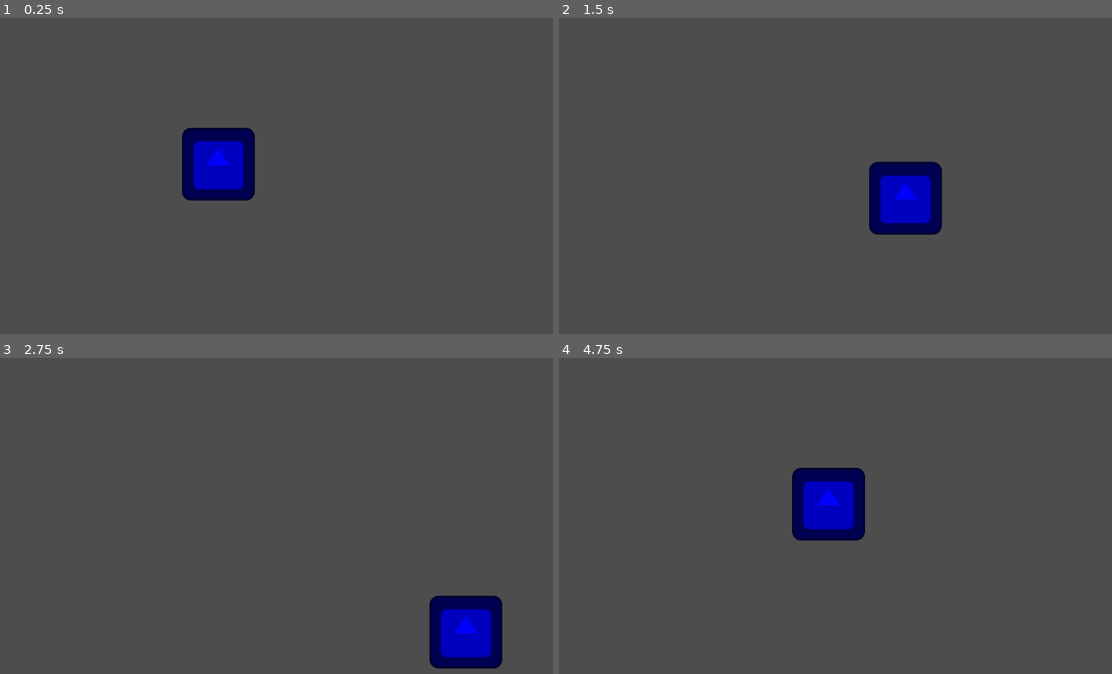
Above: before the commit, frames 1-4 (two rows, left to right).
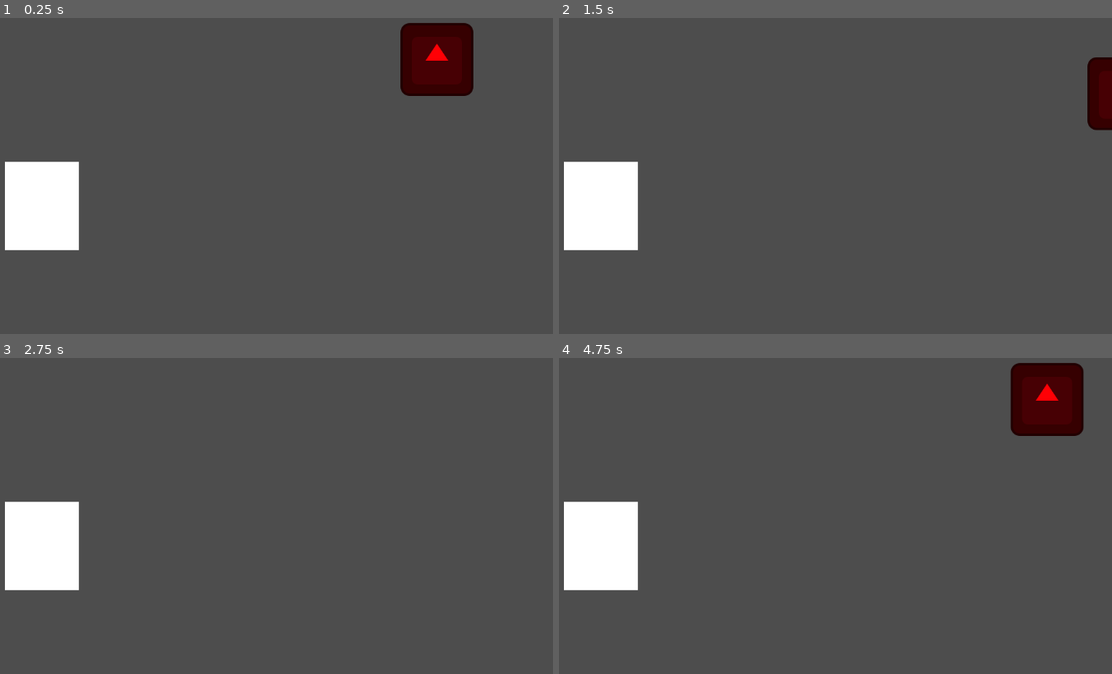
Above: after the commit, the same moments.

Repository: jordibcic/joc-equip-26
Game: Godot game, scene res://Joc.tscn
The game is run twice, just before and just after one commit, with the same random seed, the same clock (stepped at 60 frames per second) and the same inputs. The project has no main scene, so this scene is started directly. The engine's default icon, where the game draws it, is replaced by a stand-in: a white triangle on a blue panel in a dark square.
Inputs:
- Up to frame 1 (0.25 s): no input
- Up to frame 2 (1.5 s): tap Enter at 0.5 s; hold Right (ui_right) 0.53-1.28 s; hold Down (ui_down) from 1.28 s (still down)
- Up to frame 3 (2.75 s): release Down (ui_down) at 2.03 s; hold Right (ui_right) from 2.03 s (still down)
- Up to frame 4 (4.75 s): release Right (ui_right) at 2.78 s; hold Up (ui_up) 2.78-3.53 s; hold Left (ui_left) from 3.53 s (still down)

The runs differ from the first frame. In frame 1, 9.8% of the frame differs, in the area x 0-86%, y 1-74%; in frame 2, 7.8%; in frame 3, 6.8%; in frame 4, 9.8%.

Commit message:
Canvi al joc.tscn

Diff:
--- a/Joc.tscn
+++ b/Joc.tscn
@@ -6,7 +6,13 @@
 [node name="Node2D" type="Node2D" unique_id=723558628]
 
 [node name="Sprite2D" type="Sprite2D" parent="." unique_id=1614584056]
-modulate = Color(0, 0, 1, 1)
-position = Vector2(564, 283)
+modulate = Color(1, 0, 0.019607844, 1)
+position = Vector2(948, 99)
 texture = ExtResource("1_ilojm")
 script = ExtResource("2_pran1")
+
+[node name="ColorRect" type="ColorRect" parent="." unique_id=1692548937]
+offset_left = 189.0
+offset_top = 279.0
+offset_right = 319.0
+offset_bottom = 434.0
